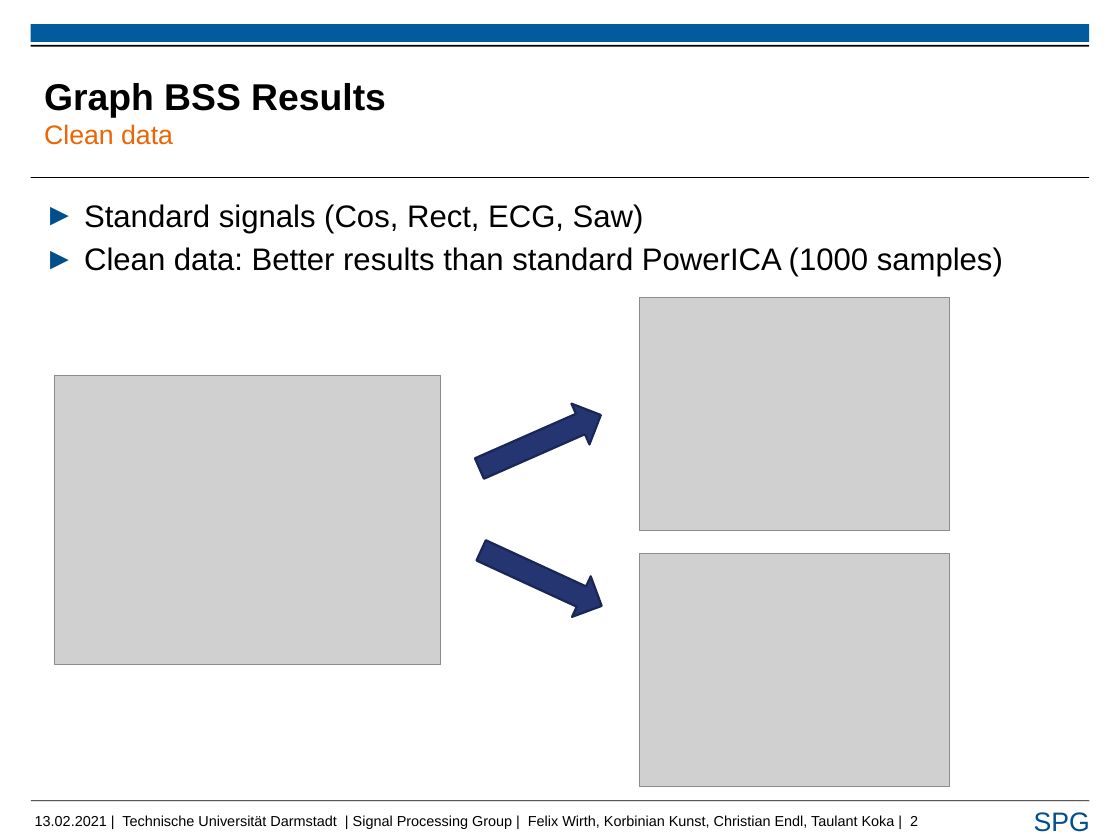
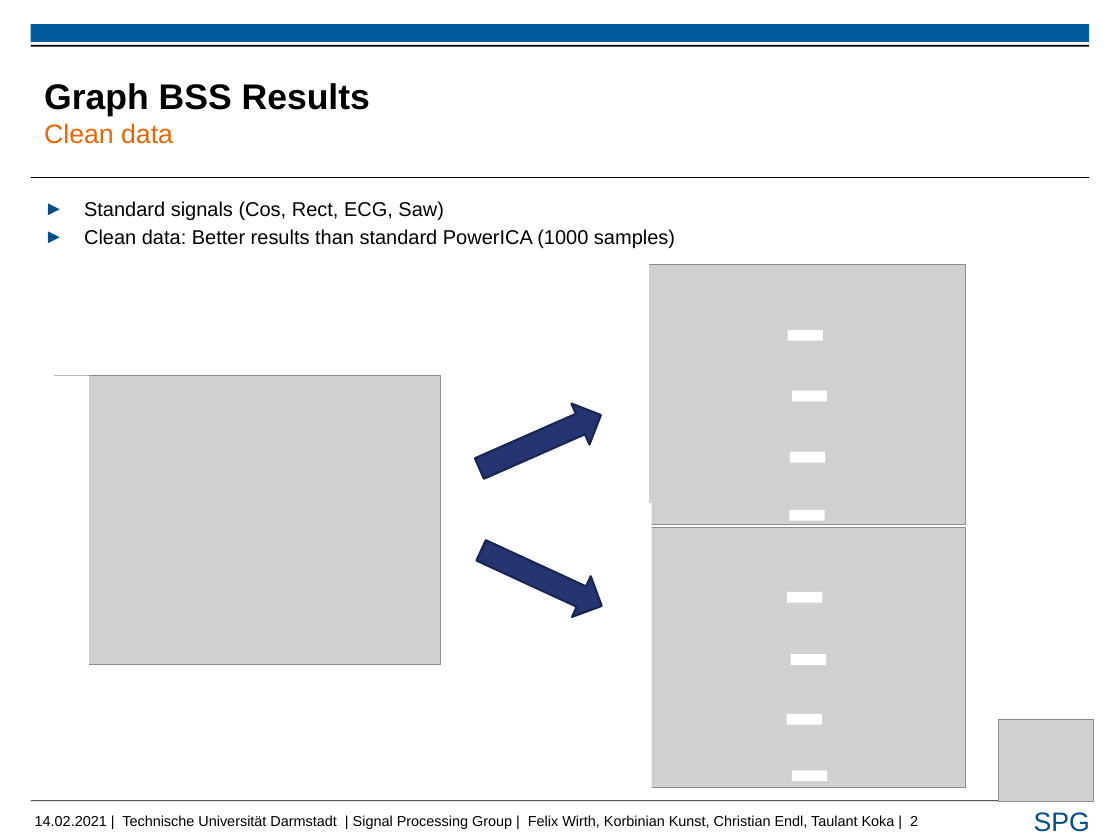
Before and after one commit to FelixUniDa/EEG-Project, a slide deck: slide 2 of Presentation/chris_pres_rsp.pptx. Drawn at 1120x840 pixels with LibreOffice and Linux fonts; fonts in the diff are those of the drawing; grey boxes stand for pictures; background and template pictures are left out. Boxes give left, top, right and bottom in pixels: in the first picture for what was removed or moved away, otherwise in the second. Text is boxed around its words. In the diff, an @@ line names an element or a change of style, - is before the commit and + after.

Commit message:
Chris+Taulant Präsi update

```diff
--- a/Presentation/chris_pres_rsp.pptx
+++ b/Presentation/chris_pres_rsp.pptx
@@ title "Graph BSS Results Clean data" at [44, 83, 370, 144]: size 33.6 to 32 pt in "Graph BSS Results" @@
@@ text "Standard signals (Cos, Rect, ECG, ..." at [84, 201, 675, 248]: size 28 to 18 pt; less space between paragraphs @@
@@ rectangle added at [608, 258, 649, 547], fill #FFFFFF @@
@@ picture: place and size @@
-picture at [639, 298, 950, 530]
+picture at [618, 265, 965, 525]
@@ rectangle added at [788, 330, 823, 340], fill #FFFFFF @@
@@ rectangle added at [48, 375, 89, 665], fill #FFFFFF @@
@@ rectangle added at [792, 390, 827, 401], fill #FFFFFF @@
@@ rectangle added at [790, 452, 825, 462], fill #FFFFFF @@
@@ rectangle added at [611, 503, 652, 793], fill #FFFFFF @@
@@ picture: place and size @@
-picture at [639, 554, 950, 786]
+picture at [618, 527, 965, 787]
@@ rectangle added at [790, 510, 825, 520], fill #FFFFFF @@
@@ rectangle added at [787, 592, 822, 602], fill #FFFFFF @@
@@ rectangle added at [790, 654, 826, 665], fill #FFFFFF @@
@@ rectangle added at [786, 714, 822, 724], fill #FFFFFF @@
@@ picture added at [998, 719, 1094, 802] @@
@@ rectangle added at [792, 770, 827, 781], fill #FFFFFF @@
@@ text at [35, 815, 918, 829]: text changed @@
-13.02.2021 | Technische Universität Darmstadt | Signal Processing Group | Felix Wirth, Korbinian Kunst, Christian Endl, Taulant Koka | 2
+14.02.2021 | Technische Universität Darmstadt | Signal Processing Group | Felix Wirth, Korbinian Kunst, Christian Endl, Taulant Koka | 2
```
Also in this commit, not shown: 20 other slides changed, 1 other file.
